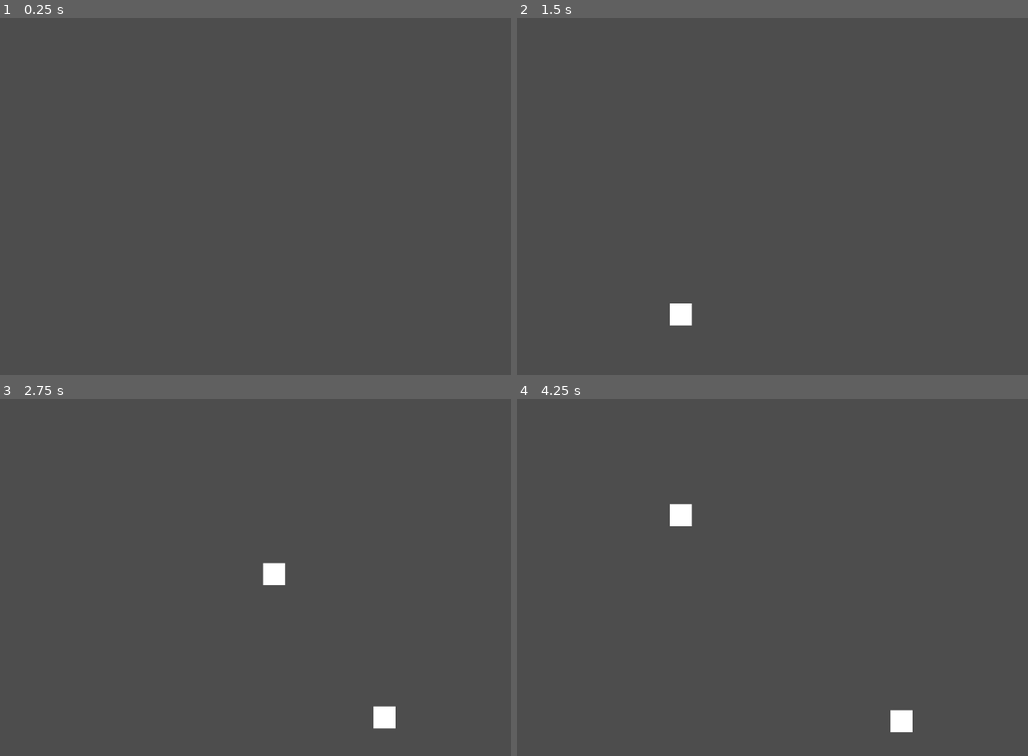
Above: before the commit, frames 1-4 (two rows, left to right).
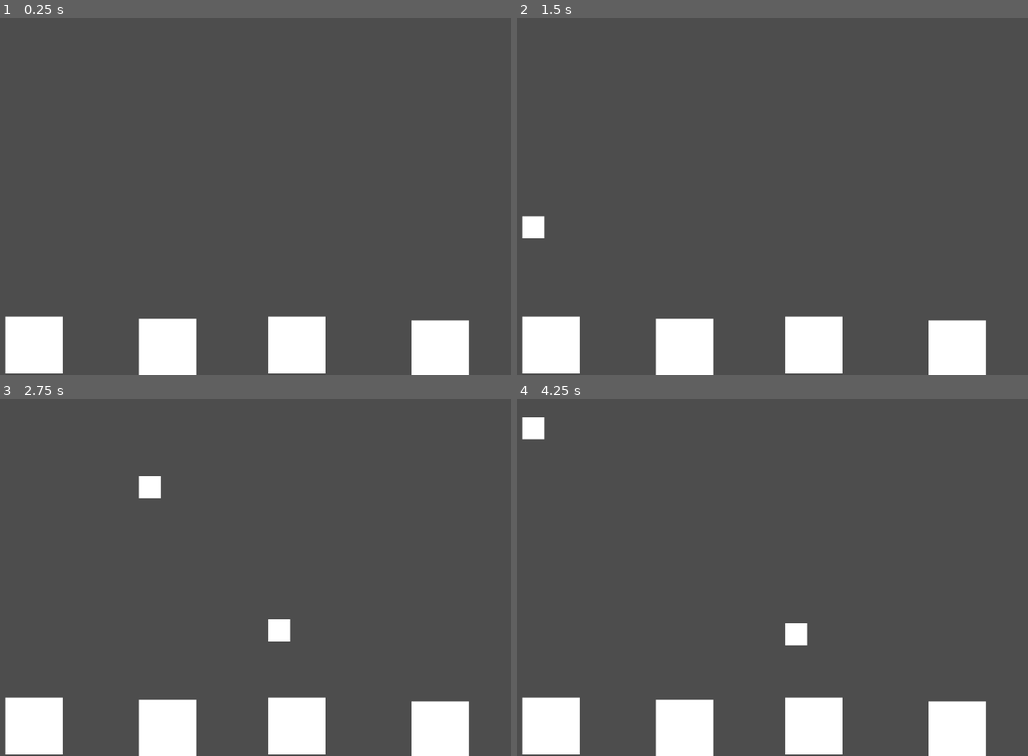
Above: after the commit, the same moments.

Repository: eugeama/mundial-gillig-lesertesseur
Game: Godot game, scene res://scenes/level.tscn
Two runs of this game, one before a commit and one after it. Both use one fixed random seed, a clock stepped at 60 frames per second and the inputs below.
Inputs:
- Up to frame 1 (0.25 s): no input
- Up to frame 2 (1.5 s): tap Enter at 0.5 s; tap D (dKey) at 0.6 s; tap F (fKey) at 0.8, 1.35 s
- Up to frame 3 (2.75 s): tap J (jKey) at 1.55, 2.1 s; tap K (kKey) at 2.3 s
- Up to frame 4 (4.25 s): tap K (kKey) at 2.85 s; tap D (dKey) at 3.05, 3.6 s; tap F (fKey) at 3.8 s

The runs differ from the first frame. In frame 1, 7.2% of the frame differs, in the area x 0-92%, y 83-100%; in frame 2, 7.6%; in frame 3, 8.3%, in the area x 0-92%, y 21-100%; in frame 4, 8.3%.
Error after the commit: Parse Error: Too few arguments for "get_node()" call. Expected at least 1 but received 0. (res://scripts/level.gd:23)

Commit message:
primer planteamiento de la detección del input para cada nota

Diff:
--- a/scenes/hitZones.tscn
+++ b/scenes/hitZones.tscn
@@ -13,6 +13,13 @@
 [node name="CollisionShape2D" type="CollisionShape2D" parent="d" unique_id=650178491]
 position = Vector2(200.5, 592.25)
 shape = SubResource("RectangleShape2D_ms6gx")
+
+[node name="ColorRect" type="ColorRect" parent="d" unique_id=1906386871]
+offset_left = 148.0
+offset_top = 542.0
+offset_right = 252.0
+offset_bottom = 645.0
+metadata/_edit_use_anchors_ = true
 
 [node name="f" type="Area2D" parent="." unique_id=896991094]
 
@@ -31,3 +38,22 @@
 [node name="CollisionShape2D" type="CollisionShape2D" parent="k" unique_id=2095681526]
 position = Vector2(929, 601)
 shape = SubResource("RectangleShape2D_ms6gx")
+
+[node name="ColorRect" type="ColorRect" parent="." unique_id=904285115]
+offset_left = 390.0
+offset_top = 546.0
+offset_right = 494.0
+offset_bottom = 649.0
+
+[node name="ColorRect2" type="ColorRect" parent="." unique_id=975763490]
+offset_left = 624.0
+offset_top = 542.0
+offset_right = 728.0
+offset_bottom = 645.0
+metadata/_edit_use_anchors_ = true
+
+[node name="ColorRect3" type="ColorRect" parent="." unique_id=43131638]
+offset_left = 884.0
+offset_top = 549.0
+offset_right = 988.0
+offset_bottom = 652.0
--- a/scenes/level.tscn
+++ b/scenes/level.tscn
@@ -10,4 +10,3 @@
 [node name="HitZones" parent="." unique_id=1552270386 instance=ExtResource("2_w7c3h")]
 
 [node name="NoteSpawner" parent="." unique_id=1503950154 instance=ExtResource("3_w8frs")]
-position = Vector2(215, 158)
--- a/scripts/level.gd
+++ b/scripts/level.gd
@@ -1,5 +1,14 @@
 extends Node2D
 
+@onready var noteSpawner = $NoteSpawner
+@onready var hitZones = $HitZones
+
+const LANE_KEYS = {
+	"dKey": "d",
+	"fKey": "f",
+	"jKey": "j",
+	"kKey": "k"
+}
 
 # Called when the node enters the scene tree for the first time.
 func _ready() -> void:
@@ -8,4 +17,19 @@
 
 # Called every frame. 'delta' is the elapsed time since the previous frame.
 func _process(delta: float) -> void:
-	pass
+	input()
+
+func input():
+	var zone = hitZones.get_node()
+	if Input.is_action_just_pressed("dKey") and checkHit(zone):
+		print("input() -> hit")
+
+func checkHit(zone: Area2D):
+	var hit = false
+	var overlapping = zone.get_overlapping_areas()
+
+	if overlapping.is_empty():
+		print("checkHit() -> overlapping.is_empty()")
+	else:
+		hit = true
+	return hit
--- a/scripts/note_spawner.gd
+++ b/scripts/note_spawner.gd
@@ -4,10 +4,10 @@
 @onready var spawnTimer = $spawnTimer
 
 const LANES={
-	1: 200,
-	2: 400,
-	3: 600,
-	4: 800
+	1: 148,
+	2: 390,
+	3: 624,
+	4: 884
 }
 
 # Called when the node enters the scene tree for the first time.
